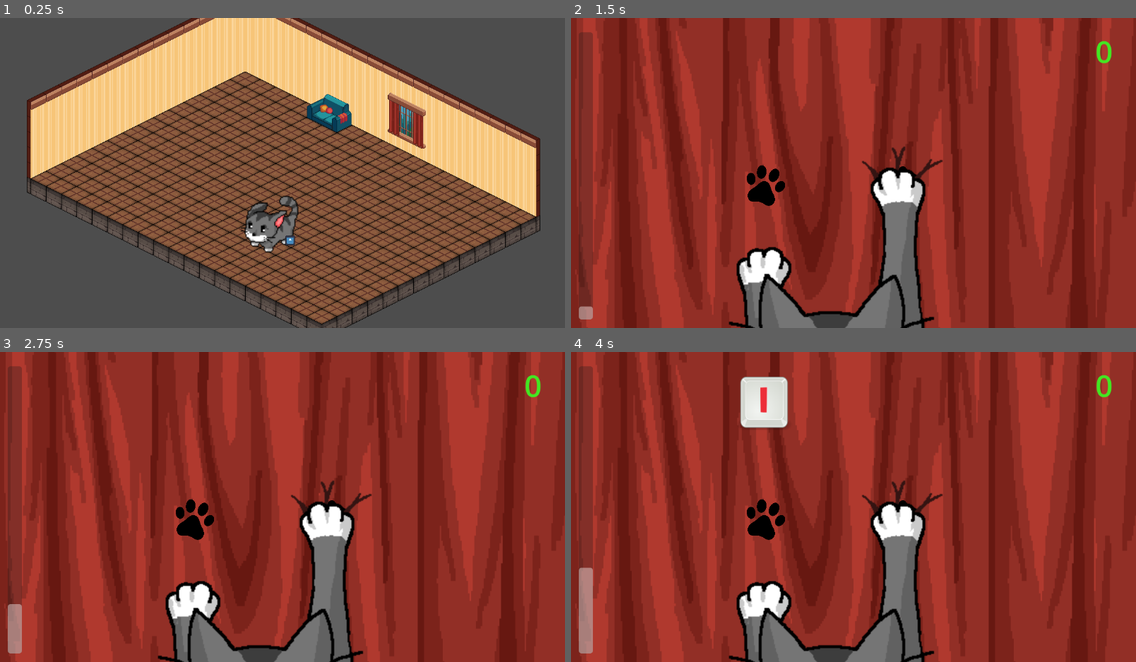
Above: before the commit, frames 1-4 (two rows, left to right).
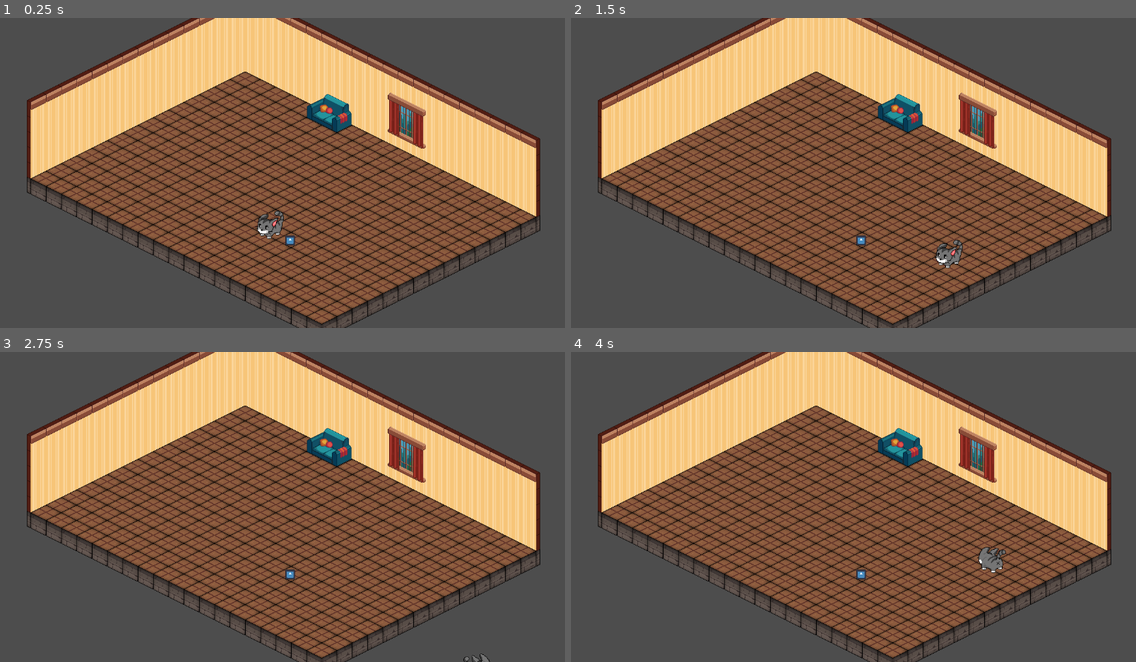
Above: after the commit, the same moments.

Repository: OscarPindaro/GodotWildJam63
Game: Godot game, scene res://scenes/map/room_1.tscn
Same seed, same stepped clock (60 frames per second), same inputs: the game is played once before the commit and once after it. This scene is started directly instead of the project's main scene. The engine's default icon, where the game draws it, is replaced by a stand-in: a white triangle on a blue panel in a dark square. Sound files missing from this copy of the repository are replaced by a short silence.
Inputs (mouse positions are in pixels of both pictures, inside the frame that each line leads up to):
- Up to frame 1 (0.25 s): no input
- Up to frame 2 (1.5 s): tap Enter at 0.5 s; move the mouse to (977, 157) at 0.52 s; hold Right (player_move_right) 0.53-1.28 s; tap E (player_interact) at 0.6, 1.35 s; click (977, 157) at 0.67 s; move the mouse to (740, 188) at 1.27 s; hold S (player_move_down) from 1.28 s (still down)
- Up to frame 3 (2.75 s): move the mouse to (339, 438) at 2.02 s; release S (player_move_down) at 2.03 s; hold Right (player_move_right) from 2.03 s (still down); tap E (player_interact) at 2.1 s
- Up to frame 4 (4 s): move the mouse to (825, 569) at 2.77 s; release Right (player_move_right) at 2.78 s; hold W (player_move_up) 2.78-3.53 s; tap E (player_interact) at 2.85, 3.6 s; click (825, 569) at 2.92 s; move the mouse to (1023, 553) at 3.52 s; hold A (player_move_left) from 3.53 s (still down)

The runs differ from the first frame. In frame 1, 1.0% of the frame differs, in the area x 42-53%, y 57-76%; in frame 2, 99%; in frame 3, 99%; in frame 4, 99%, in the area x 0-100%, y 0-100%.
Error before the commit: Invalid access to property or key 'letter' on a base object of type 'Area2D'. (res://scenes/minigames/climb-tenda/scripts/cat.gd:55)

Commit message:
added control of letters area of groupo

Diff:
--- a/scenes/map/room_1.tscn
+++ b/scenes/map/room_1.tscn
@@ -1,10 +1,11 @@
-[gd_scene load_steps=8 format=3 uid="uid://3r1qgihc1y7n"]
+[gd_scene load_steps=9 format=3 uid="uid://3r1qgihc1y7n"]
 
 [ext_resource type="PackedScene" uid="uid://h8lc1f6njmv" path="res://scenes/map/TileMapRoom.tscn" id="1_47w1q"]
 [ext_resource type="PackedScene" uid="uid://sljqfmqu7jyn" path="res://scenes/player/player.tscn" id="2_e3uya"]
 [ext_resource type="PackedScene" uid="uid://yamqrmne1408" path="res://scenes/objects/test_mobilia.tscn" id="3_ytdw6"]
 [ext_resource type="PackedScene" uid="uid://i7l7hys0rdbs" path="res://scenes/minigames/climb-tenda/tenda_base.tscn" id="4_21qi7"]
 [ext_resource type="PackedScene" uid="uid://blcki6ewb52y" path="res://scenes/minigames/minigame_dock.tscn" id="4_gijfu"]
+[ext_resource type="PackedScene" uid="uid://07re4p1i4uoc" path="res://scenes/minigames/Crocchette/crocchetta_minigame.tscn" id="4_uiqw0"]
 [ext_resource type="PackedScene" uid="uid://1cu0y5r5edjv" path="res://scenes/objects/Finestra.tscn" id="6_wbhb7"]
 [ext_resource type="PackedScene" uid="uid://dhkvdp45wfthd" path="res://scenes/objects/divano.tscn" id="7_sufyc"]
 
@@ -17,7 +18,6 @@
 
 [node name="player" parent="." instance=ExtResource("2_e3uya")]
 position = Vector2(563, 434)
-scale = Vector2(2, 2)
 
 [node name="TestMobilia" parent="." instance=ExtResource("3_ytdw6")]
 position = Vector2(606, 465)
@@ -27,15 +27,13 @@
 
 [node name="Finestra" parent="." instance=ExtResource("6_wbhb7")]
 position = Vector2(850, 215)
-
-[node name="Area2D" parent="Finestra" index="0"]
-position = Vector2(0, 0)
-rotation = 0.0
+minigamePath = ExtResource("4_21qi7")
 
 [node name="CollisionShape2D" parent="Finestra/Area2D" index="1"]
 position = Vector2(-16.3722, 74.6252)
 
 [node name="Divano" parent="." instance=ExtResource("7_sufyc")]
 position = Vector2(688, 199)
+minigamePath = ExtResource("4_uiqw0")
 
 [editable path="Finestra"]
--- a/scenes/minigames/climb-tenda/main.tscn
+++ b/scenes/minigames/climb-tenda/main.tscn
@@ -59,7 +59,6 @@
 
 [node name="CollisionShape2D" type="CollisionShape2D" parent="cat"]
 position = Vector2(0, -48.3)
-scale = Vector2(1, 1)
 shape = SubResource("RectangleShape2D_m0mmy")
 
 [node name="cat_climbing" type="AudioStreamPlayer" parent="cat"]
--- a/scenes/minigames/climb-tenda/scripts/cat.gd
+++ b/scenes/minigames/climb-tenda/scripts/cat.gd
@@ -51,14 +51,16 @@
 	pass
 
 func _on_area_entered(area):
-	collision_list.append(area)
-	letter_list.append(area.letter)
+	if area.is_in_group("letterGroup"):
+		collision_list.append(area)
+		letter_list.append(area.letter)
 	pass # Replace with function body.
 
 
 func _on_area_exited(area):
-	collision_list.erase(area.get_name())
-	letter_list.erase(area.letter)
+	if area.is_in_group("letterGroup"):
+		collision_list.erase(area.get_name())
+		letter_list.erase(area.letter)
 	pass # Replace with function body.
 
 
Not shown: 1 places in scenes/minigames/climb-tenda/main.tscn that only renumber resources
Not shown: 1 places in scenes/player/player.tscn that only renumber resources
